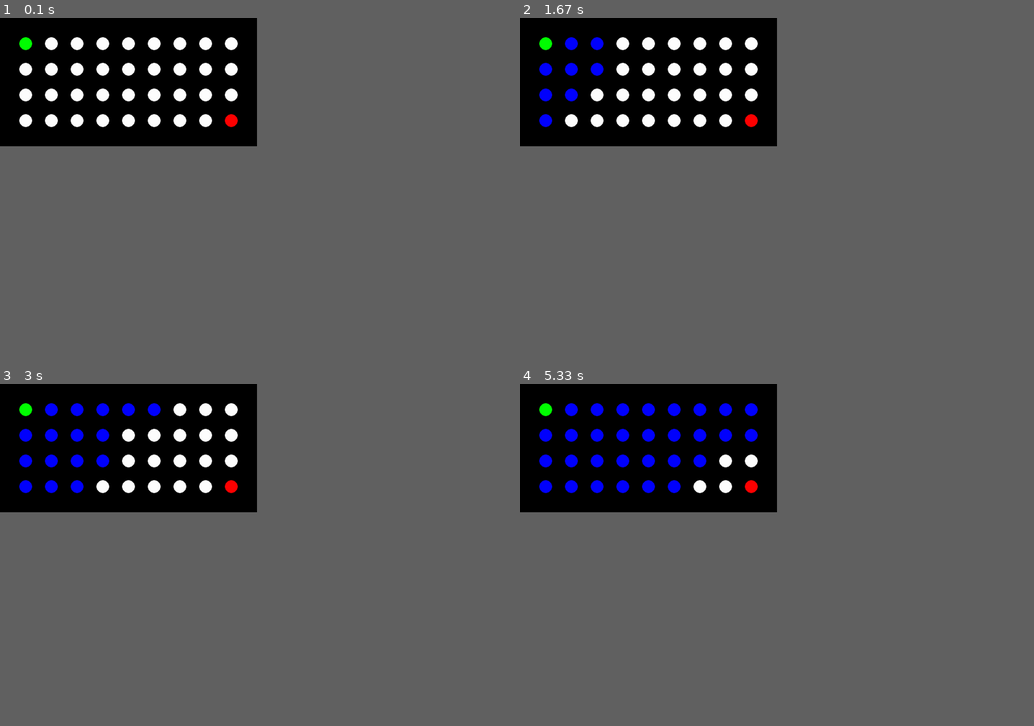
Above: before the commit, frames 1-4 (two rows, left to right).
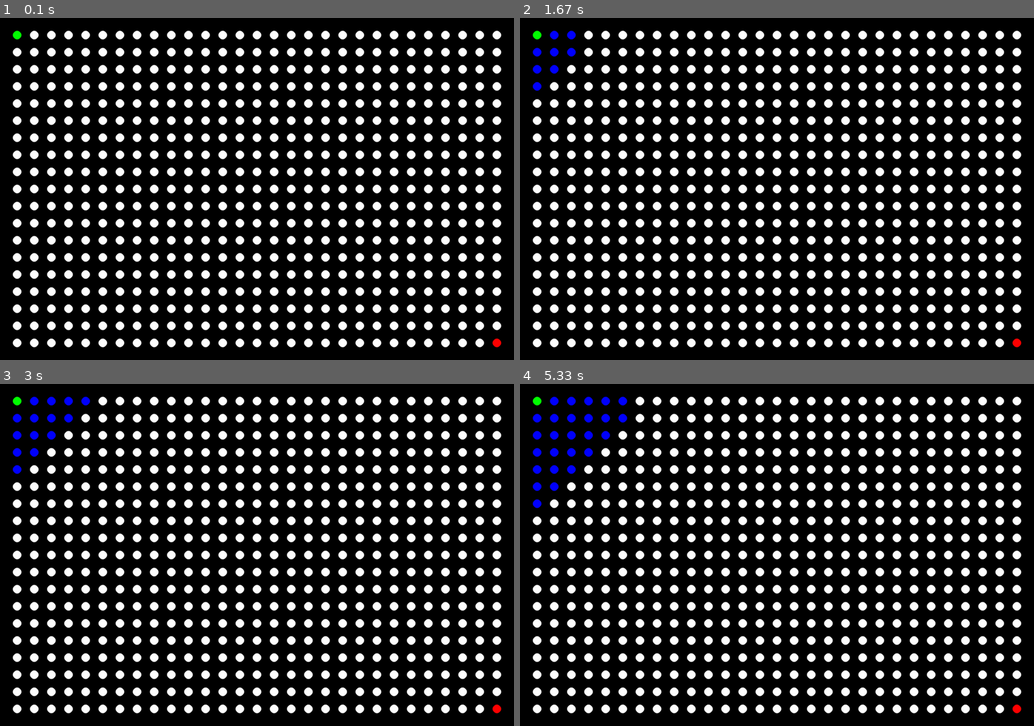
Above: after the commit, the same moments.

Repository: ashwath-karthikeyan/grid-planning
Game: pygame game, started from dijkstra_pygame.py
Two runs of this game, one before a commit and one after it. Both use one fixed random seed, a clock stepped at 60 frames per second and the inputs below.
Inputs:
- Up to frame 1 (0.1 s): no input
- Up to frame 2 (1.67 s): no input
- Up to frame 3 (3 s): no input
- Up to frame 4 (5.33 s): no input
In our replay, the window is 450x225 before the commit and 900x600 after it. These sizes can differ from the game's own. Grey fills any space a smaller window leaves; there, only what the larger window draws over its background counts as a difference.

The runs differ from the first frame. In frame 1, 22% of the frame differs, in the area x 2-98%, y 3-97%; in frame 2, 22%; in frame 3, 22%; in frame 4, 22%.

Commit message:
larger display area

Diff:
--- a/dijkstra_pygame.py
+++ b/dijkstra_pygame.py
@@ -2,9 +2,9 @@
 from math import sqrt
 
 # Constants
-WIDTH, HEIGHT = 600, 300
-NODE_RADIUS = 15
-NODE_DISTANCE = 60
+WIDTH, HEIGHT = 1200, 800  # Larger display area
+NODE_RADIUS = 10           # Smaller node radius for more nodes
+NODE_DISTANCE = 40         # Smaller distance to fit more nodes
 WHITE = (255, 255, 255)
 GREEN = (0, 255, 0)
 RED = (255, 0, 0)
@@ -46,7 +46,7 @@
                 node.add_neighbor(nodes[(x + dx, y + dy)])
     return nodes
 
-def draw_nodes(nodes, final_path, open_set, closed_set, start, goal):
+def draw_nodes_and_edges(nodes, final_path, open_set, closed_set, start, goal):
     for node in nodes.values():
         color = BLUE if node in closed_set else WHITE if node in open_set else WHITE
         if node.position in final_path:
@@ -55,6 +55,7 @@
             color = GREEN
         if node == goal:
             color = RED
+        # Draw nodes
         pygame.draw.circle(win, color, node.position, NODE_RADIUS)
 
 def dijkstra_search(start, goal):
@@ -109,7 +110,7 @@
             final_path = e.value
 
     win.fill(BLACK)
-    draw_nodes(nodes, final_path, open_set, closed_set, start_node, goal_node)
+    draw_nodes_and_edges(nodes, final_path, open_set, closed_set, start_node, goal_node)
     pygame.display.update()
     clock.tick(10)
 
